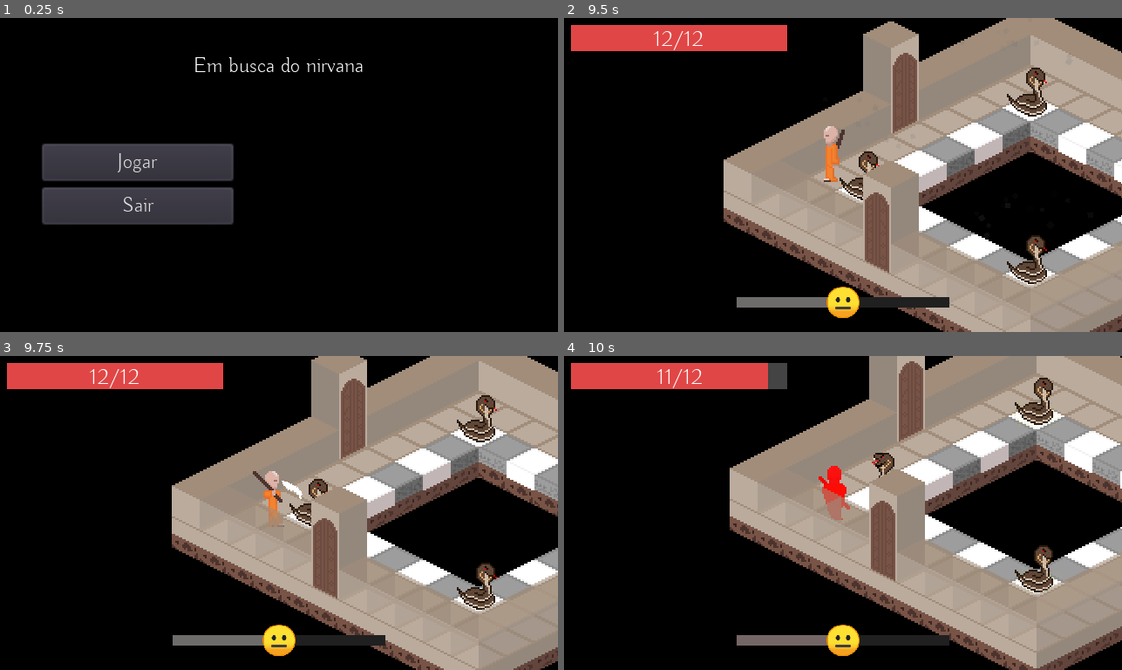
Above: before the commit, frames 1-4 (two rows, left to right).
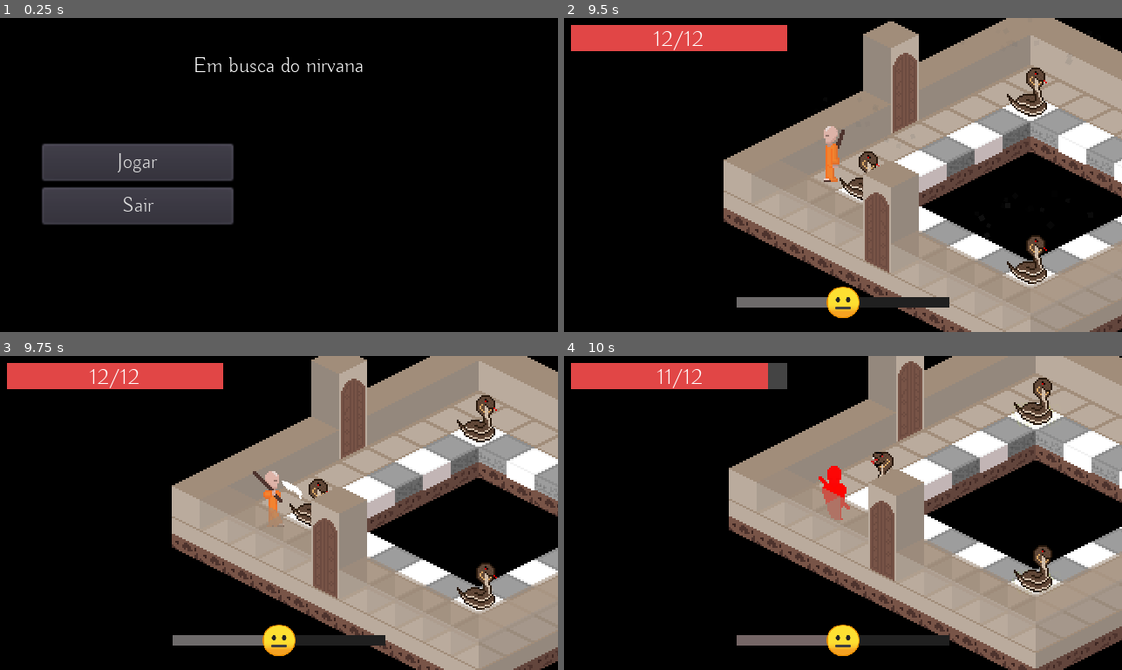
Above: after the commit, the same moments.

Repository: ColmeiaUDESC/gamejaaj6
Game: Godot game, scene res://Cenas/MenuPrincipal.tscn
The game is run twice, just before and just after one commit, with the same random seed, the same clock (stepped at 60 frames per second) and the same inputs.
Inputs (mouse positions are in pixels of both pictures, inside the frame that each line leads up to):
- Up to frame 1 (0.25 s): no input
- Up to frame 2 (9.5 s): click "Jogar" at 0.5 s; click "Voltar" at 1.25 s; click "Jogar" at 2 s; click "Save 1" at 2.75 s; click "Novo Jogo" at 3.5 s; click "Novo Jogo" at 4.25 s; tap Enter at 5, 8.85 s; move the mouse to (965, 159) at 5.02 s; hold D (andar_pra_direita) 5.03-5.78 s; click (965, 159) at 5.1 s; move the mouse to (731, 190) at 5.77 s; hold S (andar_pra_baixo) 5.78-6.53 s; right-click (731, 190) at 5.85 s; move the mouse to (898, 105) at 6.52 s; hold D (andar_pra_direita) 6.53-7.28 s; hold Enter 6.53-7.28 s; move the mouse to (815, 237) at 7.27 s; hold W (andar_pra_cima) 7.28-8.03 s; click (815, 237) at 7.35 s; move the mouse to (1010, 222) at 8.02 s; hold Right mouse button (ataque_purificacao) 8.03-8.78 s; hold A (andar_pra_esquerda) from 8.03 s (still down); move the mouse to (675, 127) at 8.77 s
- Up to frame 3 (9.75 s): move the mouse to (306, 513) at 9.52 s; release A (andar_pra_esquerda) at 9.53 s; hold S (andar_pra_baixo) from 9.53 s (still down); click (306, 513) at 9.6 s
- Up to frame 4 (10 s): keep holding S (andar_pra_baixo)

Frames 1-3 are identical in both runs. In frame 4, 2.3% of the frame differs, in the area x 29-100%, y 0-100%.

Commit message:
Arrumar projeteis (#69)
* Melhorar projetil

* Consertar projetil veneno

Diff:
--- a/Instanciaveis/Jogador.tscn
+++ b/Instanciaveis/Jogador.tscn
@@ -56,11 +56,21 @@
 "name": "atacando_frente",
 "speed": 8.0
 }, {
+"frames": [ ExtResource( 22 ), ExtResource( 18 ), ExtResource( 14 ), ExtResource( 2 ) ],
+"loop": true,
+"name": "andando_lado",
+"speed": 5.0
+}, {
 "frames": [ ExtResource( 28 ), ExtResource( 20 ) ],
 "loop": true,
 "name": "atacando_costas",
 "speed": 8.0
 }, {
+"frames": [ ExtResource( 23 ), ExtResource( 16 ), ExtResource( 21 ), ExtResource( 16 ) ],
+"loop": true,
+"name": "andando_frente",
+"speed": 5.0
+}, {
 "frames": [ ExtResource( 19 ), ExtResource( 12 ), ExtResource( 13 ), ExtResource( 12 ) ],
 "loop": true,
 "name": "andando_costas",
@@ -70,16 +80,6 @@
 "loop": true,
 "name": "rezando",
 "speed": 3.0
-}, {
-"frames": [ ExtResource( 22 ), ExtResource( 18 ), ExtResource( 14 ), ExtResource( 2 ) ],
-"loop": true,
-"name": "andando_lado",
-"speed": 5.0
-}, {
-"frames": [ ExtResource( 23 ), ExtResource( 16 ), ExtResource( 21 ), ExtResource( 16 ) ],
-"loop": true,
-"name": "andando_frente",
-"speed": 5.0
 } ]
 
 [sub_resource type="Animation" id=3]
@@ -142,9 +142,7 @@
 "values": [ Color( 1, 1, 1, 1 ), Color( 1, 1, 1, 0 ) ]
 }
 
-[node name="Jogador" type="KinematicBody2D" groups=[
-"jogador",
-]]
+[node name="Jogador" type="KinematicBody2D" groups=["jogador"]]
 collision_layer = 2
 collision_mask = 21
 script = ExtResource( 1 )
@@ -161,7 +159,6 @@
 animation = "parado"
 
 [node name="PosProjetil" type="Position2D" parent="."]
-position = Vector2( 0, -13 )
 
 [node name="Ataque" parent="." instance=ExtResource( 4 )]
 position = Vector2( 0, -13 )
--- a/Instanciaveis/Projeteis/Projetil.gd
+++ b/Instanciaveis/Projeteis/Projetil.gd
@@ -10,15 +10,14 @@
 signal acertou_inimigo(inimigo)
 
 func _ready() -> void:
-	rotation = direcao.angle()
-	if abs(rotation) < PI * .5:
-		$AnimatedSprite.flip_v = false
-		$AnimatedSprite.rotation = PI * 0.25
-	else:
-		$AnimatedSprite.flip_v = true
-		$AnimatedSprite.rotation = -PI * 0.25
+	var deslocamento_sprite := $DeslocamentoSprite
+	var sprite := $DeslocamentoSprite/Sprite
 
-	$AnimatedSprite.play("default")
+	var flipar = abs(direcao.angle()) >= PI * .5
+	deslocamento_sprite.rotation = direcao.angle() + (PI * .5 if flipar else 0)
+	sprite.flip_h = flipar
+
+	sprite.play("default")
 
 
 func _process(delta: float) -> void:
--- a/Instanciaveis/Projeteis/Projetil.tscn
+++ b/Instanciaveis/Projeteis/Projetil.tscn
@@ -1,13 +1,23 @@
-[gd_scene load_steps=2 format=2]
+[gd_scene load_steps=4 format=2]
 
 [ext_resource path="res://Instanciaveis/Projeteis/Projetil.gd" type="Script" id=1]
+[ext_resource path="res://Assets/Sprites/Sombra.png" type="Texture" id=2]
+
+[sub_resource type="CircleShape2D" id=1]
+radius = 4.0
 
 [node name="Projetil" type="Area2D"]
 collision_layer = 8
 script = ExtResource( 1 )
 
-[node name="AnimatedSprite" type="AnimatedSprite" parent="."]
+[node name="DeslocamentoSprite" type="Position2D" parent="."]
 
-[node name="CollisionShape2D" type="CollisionShape2D" parent="."]
+[node name="Sprite" type="AnimatedSprite" parent="DeslocamentoSprite"]
+
+[node name="Colisao" type="CollisionShape2D" parent="."]
+shape = SubResource( 1 )
+
+[node name="Sombra" type="Sprite" parent="."]
+texture = ExtResource( 2 )
 
 [connection signal="body_entered" from="." to="." method="_on_Projetil_body_entered"]
--- a/Instanciaveis/Projeteis/ProjetilPurificacao.tscn
+++ b/Instanciaveis/Projeteis/ProjetilPurificacao.tscn
@@ -21,11 +21,8 @@
 "frames": [ SubResource( 1 ), SubResource( 2 ), SubResource( 3 ) ],
 "loop": true,
 "name": "default",
-"speed": 10.0
+"speed": 5.0
 } ]
-
-[sub_resource type="CircleShape2D" id=5]
-radius = 2.0
 
 [node name="Projetil" instance=ExtResource( 2 )]
 collision_mask = 5
@@ -33,9 +30,8 @@
 alcance = 256.0
 velocidade = 128.0
 
-[node name="AnimatedSprite" parent="." index="0"]
+[node name="DeslocamentoSprite" parent="." index="0"]
+position = Vector2( 0, -15 )
+
+[node name="Sprite" parent="DeslocamentoSprite" index="0"]
 frames = SubResource( 4 )
-
-[node name="CollisionShape2D" parent="." index="1"]
-position = Vector2( 3, 0 )
-shape = SubResource( 5 )
--- a/Instanciaveis/Projeteis/ProjetilVeneno.tscn
+++ b/Instanciaveis/Projeteis/ProjetilVeneno.tscn
@@ -24,22 +24,17 @@
 "frames": [ SubResource( 1 ), SubResource( 2 ), SubResource( 3 ), SubResource( 4 ) ],
 "loop": true,
 "name": "default",
-"speed": 10.0
+"speed": 5.0
 } ]
-
-[sub_resource type="CircleShape2D" id=6]
-radius = 2.0
 
 [node name="Projetil" instance=ExtResource( 1 )]
 collision_mask = 3
 alcance = 256.0
 velocidade = 128.0
 
-[node name="AnimatedSprite" parent="." index="0"]
-position = Vector2( -3, 0 )
+[node name="DeslocamentoSprite" parent="." index="0"]
+position = Vector2( 0, -15 )
+
+[node name="Sprite" parent="DeslocamentoSprite" index="0"]
 rotation = 0.785398
 frames = SubResource( 5 )
-
-[node name="CollisionShape2D" parent="." index="1"]
-position = Vector2( 4, 0 )
-shape = SubResource( 6 )
Binary file added: Assets/Sprites/Sombra.png
Not shown, added: Assets/Sprites/Sombra.png.import
Binary file added: Assets/projetosAseprite/Sombra.aseprite
Not shown: 1 places in Instanciaveis/Projeteis/ProjetilPurificacao.tscn that only renumber resources
Not shown: 1 places in Instanciaveis/Projeteis/ProjetilVeneno.tscn that only renumber resources
